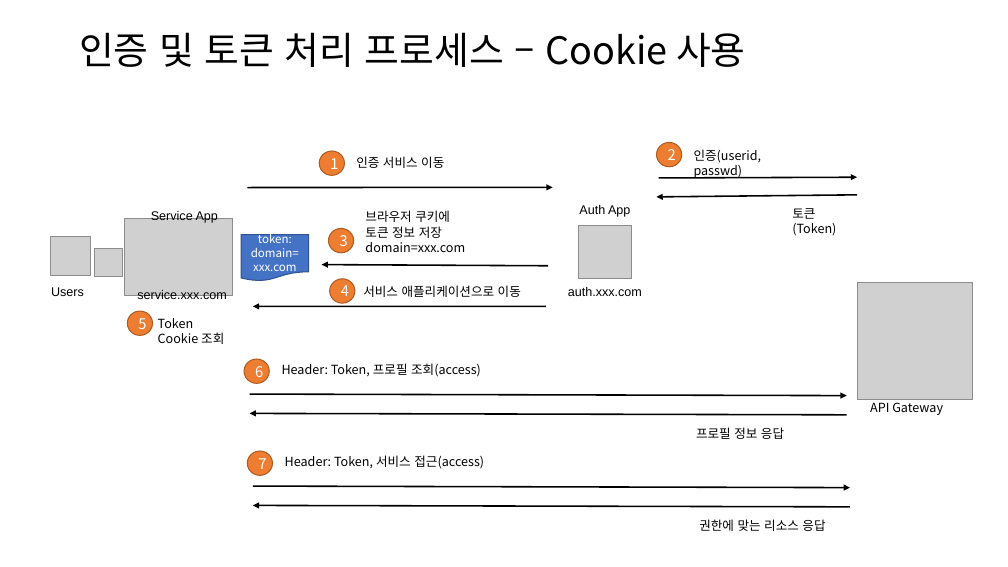
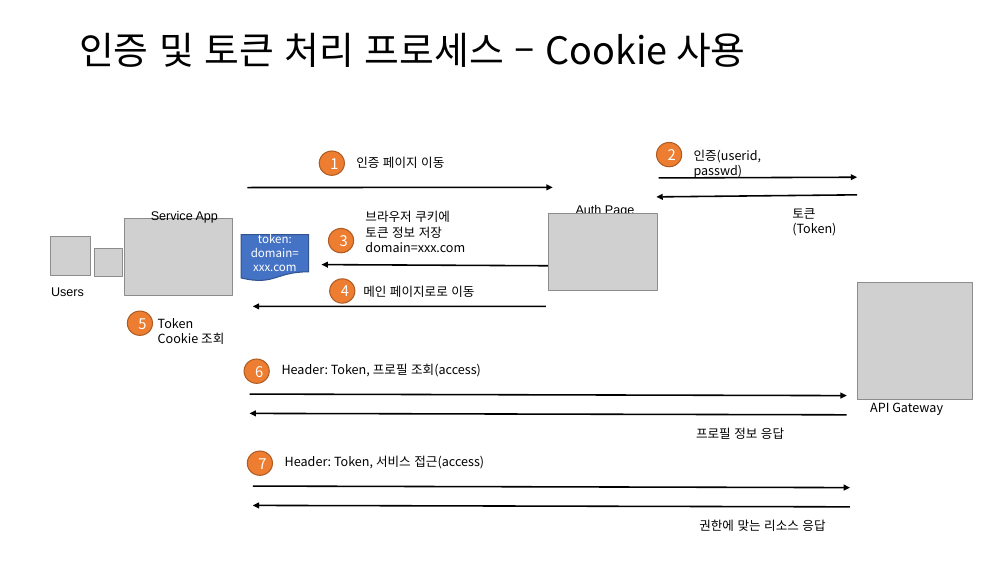
Before and after one commit to kdkcom1234/git2021, a slide deck: slide 14 of 8-msa-cloud/auth/-. 인증, 허가, 세션.pptx. Drawn at 1008x567 pixels with LibreOffice and Linux fonts; fonts in the diff are those of the drawing; grey boxes stand for pictures. Boxes give left, top, right and bottom in pixels: in the first picture for what was removed or moved away, otherwise in the second. Text is boxed around its words. In the diff, an @@ line names an element or a change of style, - is before the commit and + after.

Commit message:
인증처리 작업중

```diff
--- a/8-msa-cloud/auth/-. 인증, 허가, 세션.pptx
+++ b/8-msa-cloud/auth/-. 인증, 허가, 세션.pptx
@@ text at bbox=[356, 156, 444, 168]: text changed @@
-인증 서비스 이동
+인증 페이지 이동
@@ text at bbox=[576, 204, 634, 214]: text changed @@
-Auth App
+Auth Page
@@ picture added at bbox=[549, 214, 658, 290] @@
@@ picture removed at bbox=[578, 225, 631, 278] @@
@@ text removed at bbox=[137, 290, 226, 302] @@
-service.xxx.com
@@ text at bbox=[363, 285, 474, 297]: text changed @@
-서비스 애플리케이션으로 이동
+메인 페이지로로 이동
@@ text removed at bbox=[568, 287, 642, 296] @@
-auth.xxx.com
```
Also in this commit, not shown: 12 other files.
